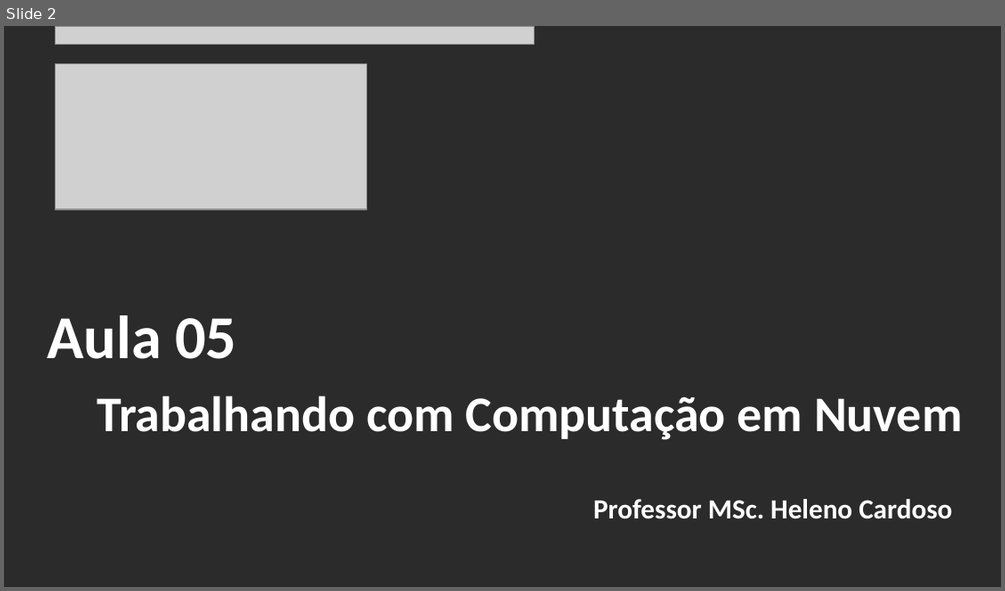
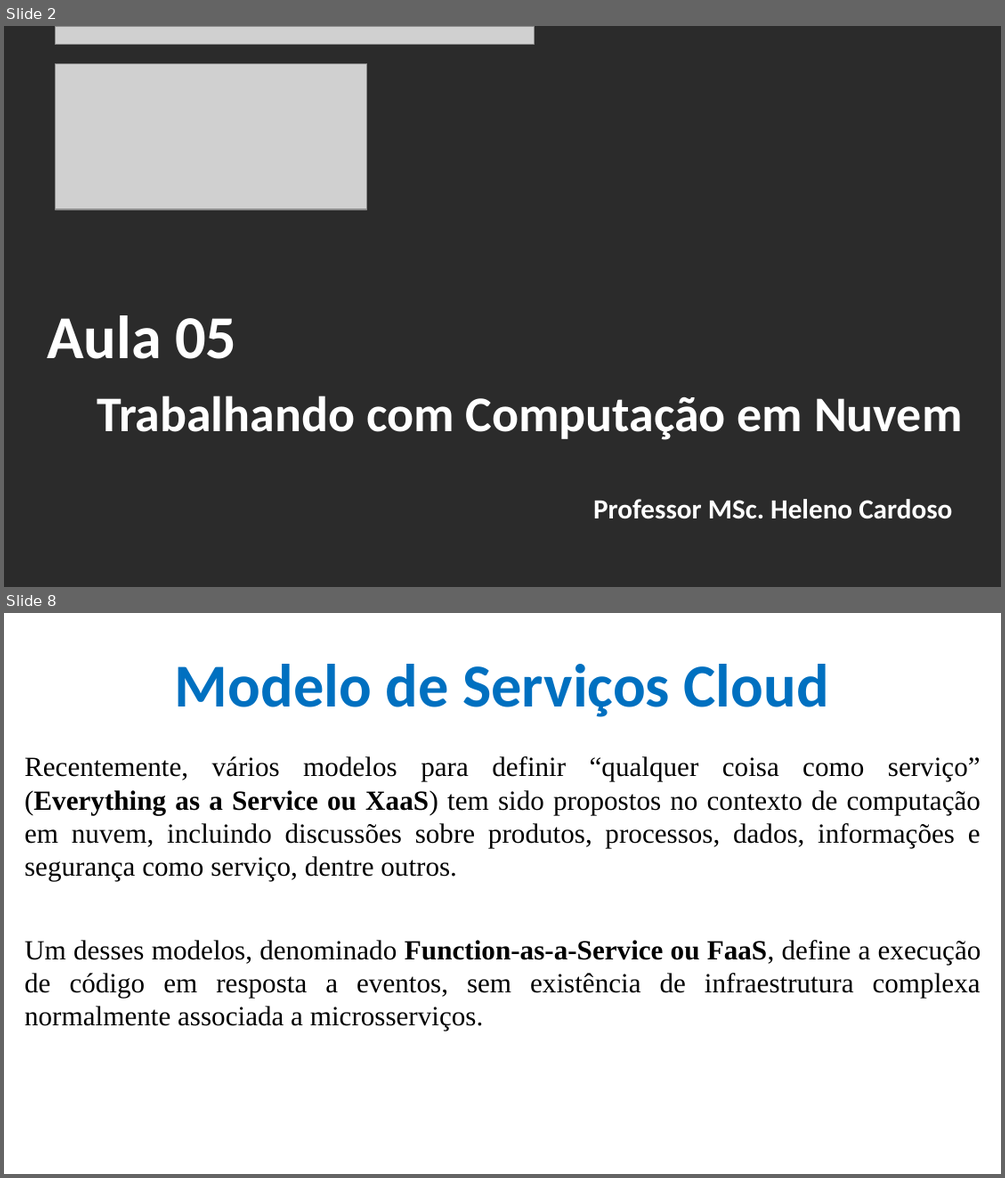
Before and after one commit to CloudEducationBrazil/WydenComputacaoNuvemWebServicesLinux, a slide deck: 01 Classes/Aula 05 - Computação em Nuvem e Web Services em Linux Bilhetagem.pptx. Shown one above the other, each under a label of ours: slide 2 before the commit, slides 2 and 8 after it; the slides between them are not shown. The pictures are 1005x591 and 1005x1178 pixels, drawn with LibreOffice and Linux fonts; fonts in the diff are those of the drawing; grey boxes stand for pictures; background and template pictures are left out; a plain dark background stands for a picture behind light text. Boxes give left, top, right and bottom in pixels: in the first picture for what was removed or moved away, otherwise in the second. Text is boxed around its words. In the diff, an @@ line names an element or a change of style, - is before the commit and + after.

Commit message:
ppt cloud computing SLA 30032023

```diff
--- a/01 Classes/Aula 05 - Computação em Nuvem e Web Services em Linux Bilhetagem.pptx
+++ b/01 Classes/Aula 05 - Computação em Nuvem e Web Services em Linux Bilhetagem.pptx
@@ slide 8 added at (4, 613, 1001, 1174), background picture (left out) @@
@@ title added at (175, 664, 829, 717), 44 pt, text #0070C0, bold @@
+Modelo de Serviços Cloud
@@ text added at (24, 756, 981, 1030), 20 pt, text #000000 @@
+Recentemente, vários modelos para definir “qualquer coisa como serviço” (Everything as a Service ou XaaS) tem sido propostos no contexto de computação em nuvem, incluindo discussões sobre produtos, processos, dados, informações e segurança como serviço, dentre outros.
+Um desses modelos, denominado Function-as-a-Service ou FaaS, define a execução de código em resposta a eventos, sem existência de infraestrutura complexa normalmente associada a microsserviços.
```
Also in this commit, not shown: 7 slides changed, 13 other slides added, 3 other files.
